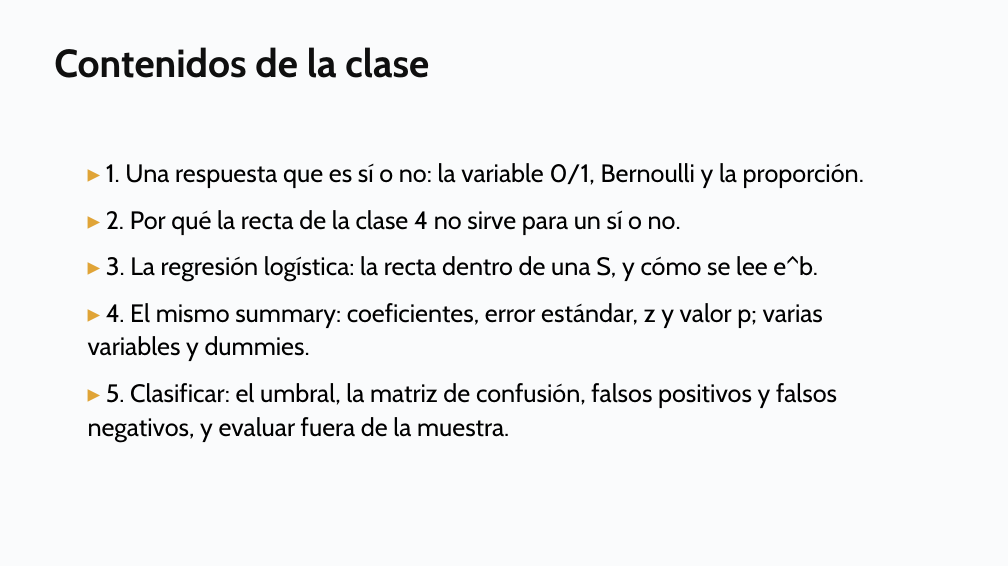
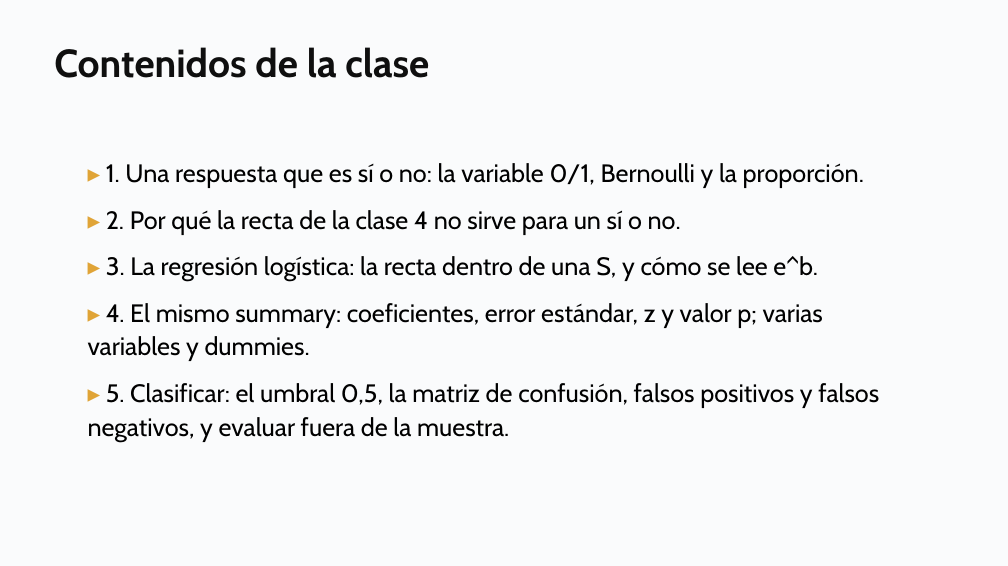
Before and after one commit to daniopitz/diplomado-cdd, a slide deck: slide 3 of presentaciones/clase06_regresion_logistica.pptx. Drawn at 1008x566 pixels with LibreOffice and Linux fonts; fonts in the diff are those of the drawing. Boxes give left, top, right and bottom in pixels: in the first picture for what was removed or moved away, otherwise in the second. Text is boxed around its words. In the diff, an @@ line names an element or a change of style, - is before the commit and + after.

```diff
--- a/presentaciones/clase06_regresion_logistica.pptx
+++ b/presentaciones/clase06_regresion_logistica.pptx
@@ text at box(88, 383, 879, 442): text changed @@
-▸ 5. Clasificar: el umbral, la matriz de confusión, falsos positivos y falsos negativos, y evaluar fuera de la muestra.
+▸ 5. Clasificar: el umbral 0,5, la matriz de confusión, falsos positivos y falsos negativos, y evaluar fuera de la muestra.
```
Also in this commit, not shown: 6 other slides changed, 3 slides removed, 6 other files.
